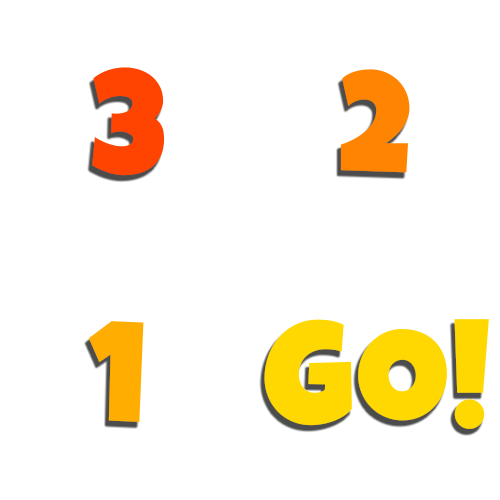
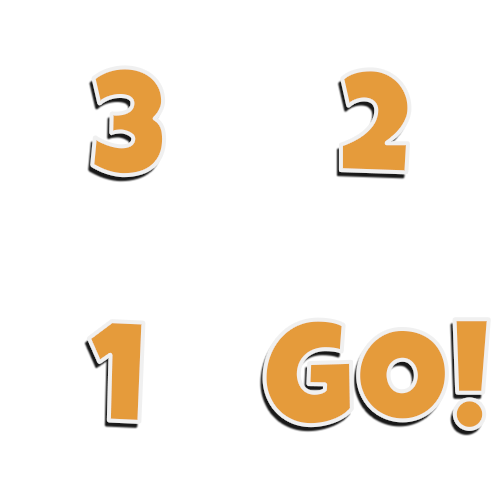
Layered file, before and after one edit (500x500). Changes by layer:
painted on "2" over 340, 69, 410, 173
painted on "1" over 88, 321, 144, 422
painted on "3" over 92, 67, 165, 176
painted on "GO!" over 264, 319, 489, 429
